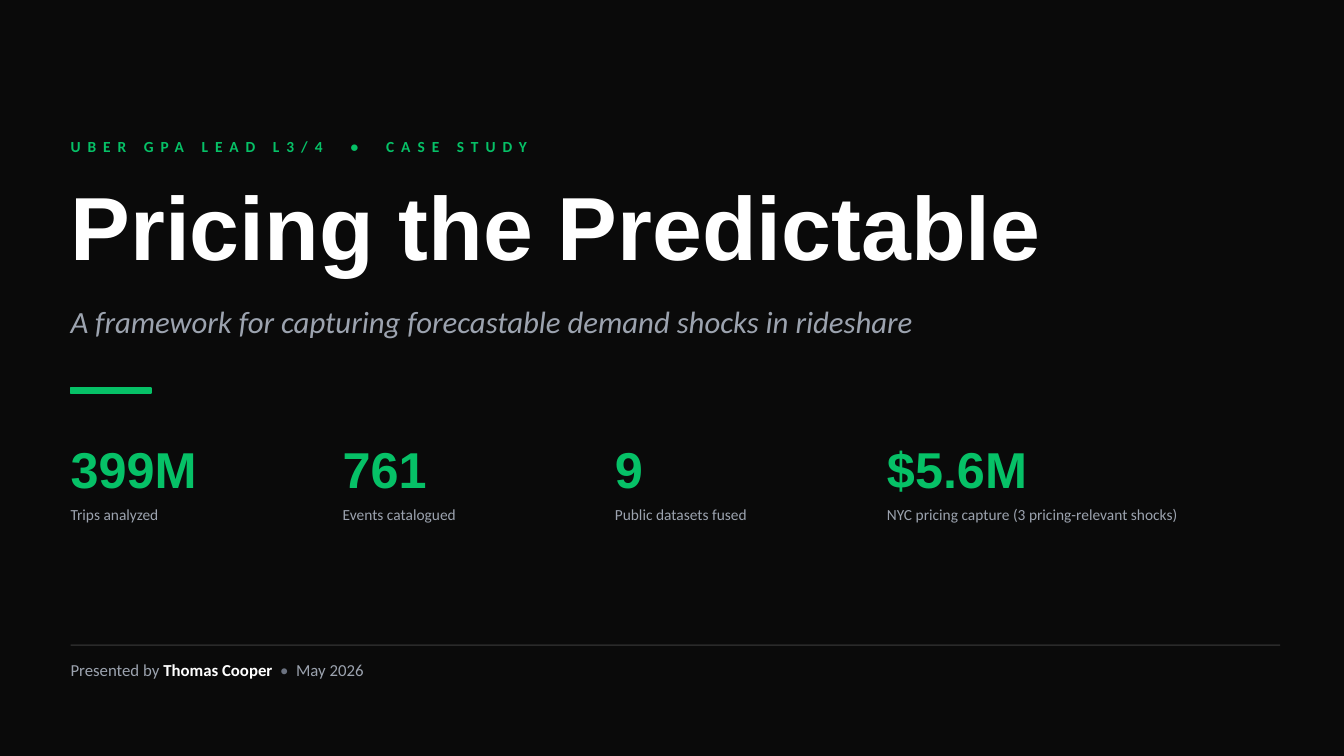
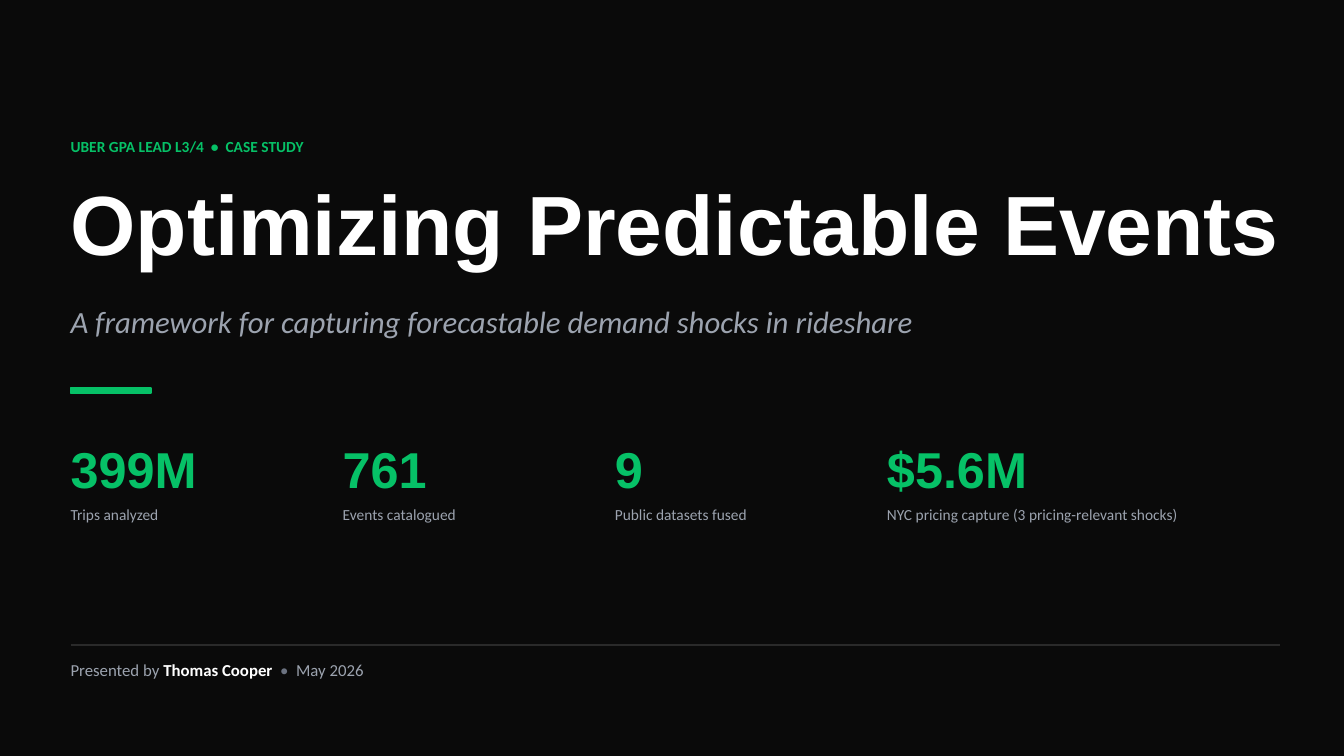
Before and after one commit to Tcooper4/UBER, a slide deck: slide 1 of deck/Cooper_Uber_GPA_Case_Deck.pptx. Drawn at 1344x756 pixels with LibreOffice and Linux fonts; fonts in the diff are those of the drawing. Boxes give left, top, right and bottom in pixels: in the first picture for what was removed or moved away, otherwise in the second. Text is boxed around its words. In the diff, an @@ line names an element or a change of style, - is before the commit and + after.

```diff
--- a/deck/Cooper_Uber_GPA_Case_Deck.pptx
+++ b/deck/Cooper_Uber_GPA_Case_Deck.pptx
@@ text "UBER GPA LEAD L3/4 • ..." at bbox=[71, 141, 303, 153]: letter spacing 5 to 0 pt @@
@@ text at bbox=[71, 194, 1278, 270]: text changed; size 64 to 60 pt @@
-Pricing the Predictable
+Optimizing Predictable Events
```
Also in this commit, not shown: 16 other slides changed, 1 slide added, 4 other files.
